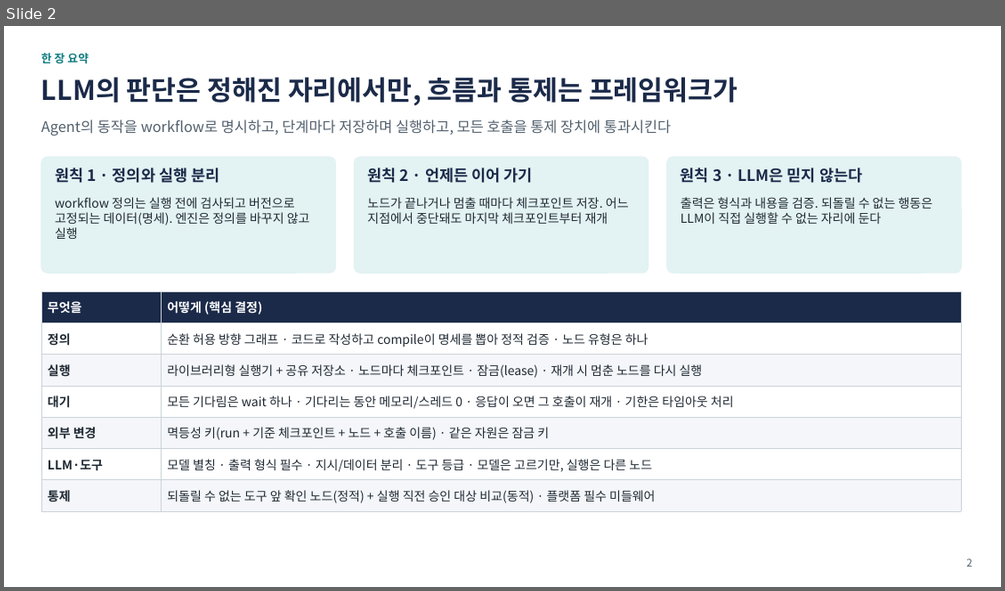
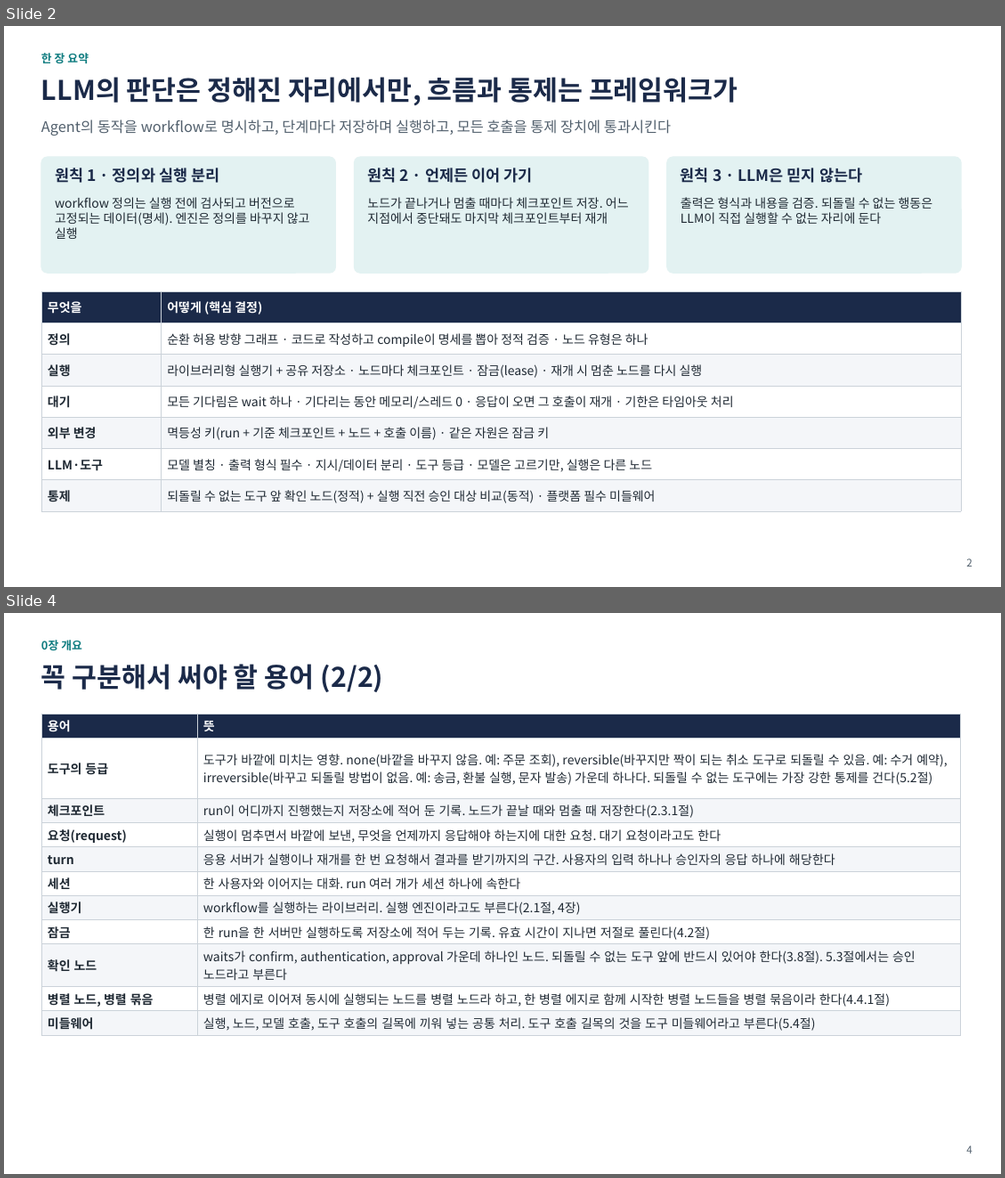
Before and after one commit to iwindfree/ai-agent-framework-architecture, a slide deck: AI_Agent_Workflow_Framework_Summary.pptx. Shown one above the other, each under a label of ours: slide 2 before the commit, slides 2 and 4 after it; the slides between them are not shown. The pictures are 1005x591 and 1005x1178 pixels, drawn with LibreOffice and Linux fonts; fonts in the diff are those of the drawing. Boxes give left, top, right and bottom in pixels: in the first picture for what was removed or moved away, otherwise in the second. Text is boxed around its words. In the diff, an @@ line names an element or a change of style, - is before the commit and + after.

```diff
--- a/AI_Agent_Workflow_Framework_Summary.pptx
+++ b/AI_Agent_Workflow_Framework_Summary.pptx
@@ slide 4 added at (x1=4, y1=613, x2=1001, y2=1174), background #FFFFFF @@
@@ text added at (x1=41, y1=640, x2=82, y2=650), 11 pt, text #0F7C80, bold @@
+0장 개요
@@ text added at (x1=41, y1=664, x2=383, y2=692), 26 pt, text #1B2A49, bold @@
+꼭 구분해서 써야 할 용어 (2/2)
@@ table added at (x1=41, y1=714, x2=961, y2=1034), 11 rows, 2 columns @@
+용어 | 뜻
+도구의 등급 | 도구가 바깥에 미치는 영향. none(바깥을 바꾸지 않음. 예: 주문 조회), reversible(바꾸지만 짝이 되는 취소 도구로 되돌릴 수 있음. 예: 수거 예약), irreversible(바꾸고 되돌릴 방법이 없음. 예: 송금, 환불 실행, 문자 발송) 가운데 하나다. 되돌릴 수 없는 도구에는 가장 강한 통제를 건다(5.2절)
+체크포인트 | run이 어디까지 진행했는지 저장소에 적어 둔 기록. 노드가 끝날 때와 멈출 때 저장한다(2.3.1절)
+요청(request) | 실행이 멈추면서 바깥에 보낸, 무엇을 언제까지 응답해야 하는지에 대한 요청. 대기 요청이라고도 한다
+turn | 응용 서버가 실행이나 재개를 한 번 요청해서 결과를 받기까지의 구간. 사용자의 입력 하나나 승인자의 응답 하나에 해당한다
+세션 | 한 사용자와 이어지는 대화. run 여러 개가 세션 하나에 속한다
+실행기 | workflow를 실행하는 라이브러리. 실행 엔진이라고도 부른다(2.1절, 4장)
+잠금 | 한 run을 한 서버만 실행하도록 저장소에 적어 두는 기록. 유효 시간이 지나면 저절로 풀린다(4.2절)
+확인 노드 | waits가 confirm, authentication, approval 가운데 하나인 노드. 되돌릴 수 없는 도구 앞에 반드시 있어야 한다(3.8절). 5.3절에서는 승인 노드라고 부른다
+병렬 노드, 병렬 묶음 | 병렬 에지로 이어져 동시에 실행되는 노드를 병렬 노드라 하고, 한 병렬 에지로 함께 시작한 병렬 노드들을 병렬 묶음이라 한다(4.4.1절)
+미들웨어 | 실행, 노드, 모델 호출, 도구 호출의 길목에 끼워 넣는 공통 처리. 도구 호출 길목의 것을 도구 미들웨어라고 부른다(5.4절)
@@ page number added at (x1=966, y1=1145, x2=971, y2=1153), 10 pt, text #52606D @@
+4
```
Also in this commit, not shown: 4 slides changed, 1 other slide added.
